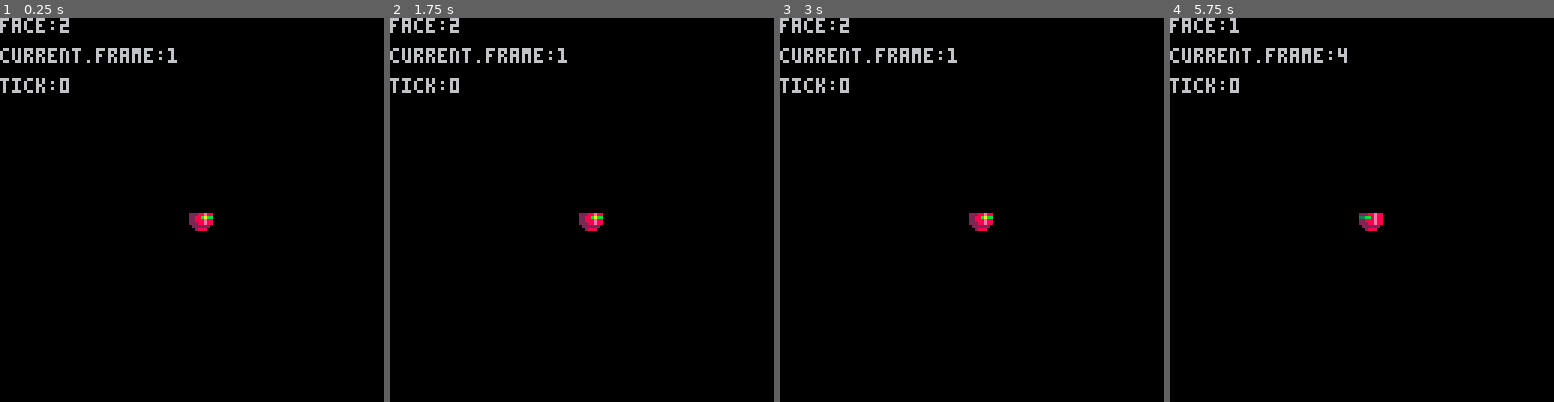
Above: before the commit, frames 1-4 (left to right).
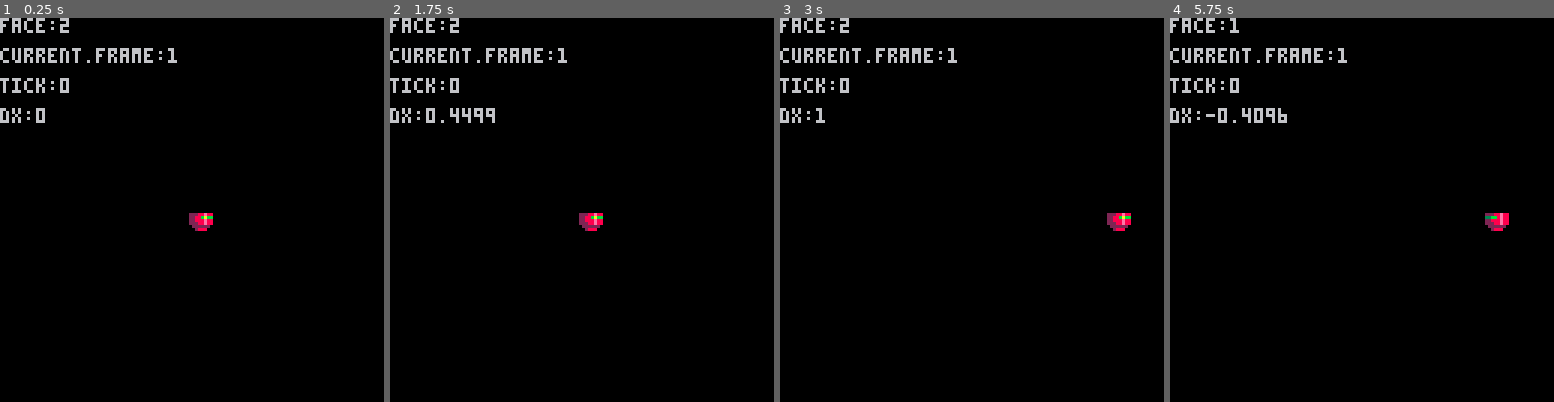
Above: after the commit, the same moments.

Repository: neilpopham/pico8
Game: PICO-8 cartridge tests/create_item.p8
Same seed, same stepped clock (60 frames per second), same inputs: the game is played once before the commit and once after it.
Inputs:
- Up to frame 1 (0.25 s): no input
- Up to frame 2 (1.75 s): hold Right from 1.6 s (still down)
- Up to frame 3 (3 s): release Right at 2.1 s; hold Right from 2.47 s (still down)
- Up to frame 4 (5.75 s): release Right at 3.03 s; hold Left 3.08-3.58 s; hold Right 4.02-4.68 s; hold Left 5.08-5.68 s

The runs differ from the first frame. In frame 1, 0.2% of the frame differs, in the area x 0-12%, y 23-28%; in frame 2, 0.4%; in frame 3, 0.7%; in frame 4, 1.1%, in the area x 0-89%, y 7-56%.

Commit message:
More tweaks

Diff:
--- a/tests/create_item.p8
+++ b/tests/create_item.p8
@@ -1,11 +1,15 @@
 pico-8 cartridge // http://www.pico-8.com
 version 16
 __lua__
---
+-- create_item
 -- by neil popham
 
 local dir={left=1,right=2}
 local drag={air=1,ground=0.8,gravity=0.15}
+
+function round(x)
+ return flr(x+0.5)
+end
 
 function create_item(x,y)
  local i={
@@ -19,8 +23,10 @@
  local i=create_item(x,y)
  i.dx=0
  i.dy=0
+ i.max={dx=1,dy=2}
  i.ax=a[1]
  i.ay=a[2]
+ i.is={grounded=true}
  i.anim={
   init=function(self,stage,face)
    -- record frame count for each stage face
@@ -30,13 +36,10 @@
     end
    end
    -- init current values
-   self.current:init(stage,face)
+   self.current:set(stage,face)
   end,
   stage={},
   current={
-   init=function(self,stage,face)
-    self.set(self,stage,face)
-   end,
    reset=function(self)
     self.frame=1
     self.tick=0
@@ -48,8 +51,8 @@
     self.face=face or self.face
    end
   },
-  add_stage=function(self,name,ticks,loop,left,right)
-   self.stage[name]=create_stage(ticks,loop,left,right)
+  add_stage=function(self,name,ticks,loop,left,right,next)
+   self.stage[name]=create_stage(ticks,loop,left,right,next)
   end
  }
  i.draw=function(self)
@@ -66,11 +69,11 @@
     current.tick=0
     current.frame=current.frame+1
     if current.frame>face.fcount then
-     if stage.loop then
-      current.frame=1
-     elseif stage.next then
+     if stage.next then
       current:set(stage.next)
       face=self.anim.stage[current.stage].face[current.face]
+     elseif stage.loop then
+      current.frame=1
      else
       current.frame=face.fcount
       current.loop=false
@@ -86,29 +89,34 @@
 function create_controllable_item(x,y,a)
  local i=create_moveable_item(x,y,a)
  i.update=function(self)
-  -- check buttons
-  -- update animation
+  local face=self.anim.current.face
 
+  -- horizontal movement
   if btn(0) then
-   local face=self.anim.current.face
    self.anim.current.face=dir.left
-   --if face~=dir.left then
-    --self.anim.current:reset()
-   --end
    if face==dir.right then
     self.anim.current:set("turn")
    end
-  end
-  if btn(1) then
-   local face=self.anim.current.face
+   p.dx=p.dx-p.ax
+  elseif btn(1) then
    self.anim.current.face=dir.right
-   --if face~=dir.right then
-    --self.anim.current:reset()
-   --end
    if face==dir.left then
     self.anim.current:set("turn")
    end
+   p.dx=p.dx+p.ax
+  else
+   if p.is.grounded then
+    self.anim.current:set("still")
+    p.dx=p.dx*drag.ground
+   else
+    p.dx=p.dx*drag.air
+   end
   end
+  p.dx=mid(-p.max.dx,p.dx,p.max.dx)
+  p.x=p.x+round(p.dx)
+
+  -- vertical movement
+
  end
  return i
 end
@@ -124,10 +132,10 @@
 end
 
 function _init()
- p=create_controllable_item(63,63,{1,1})
+ p=create_controllable_item(63,63,{0.05,-1.75})
  p.anim:add_stage("still",1,false,{16},{17})
- p.anim:add_stage("walk",20,true,{7,8},{10,11,12})
- p.anim:add_stage("turn",5,false,{21,19,22,16},{18,19,20,17},"still")
+ p.anim:add_stage("walk",10,false,{18},{21})
+ p.anim:add_stage("turn",5,false,{21,19,22,16},{18,19,20,17},"walk")
  p.anim:init("still",dir.right)
 end
 
@@ -143,6 +151,7 @@
  print("current.frame:"..p.anim.current.frame,0,10)
  print("face:"..p.anim.current.face,0,0)
  print("tick:"..p.anim.current.tick,0,20)
+ print("dx:"..p.dx,0,30)
 end
 
 __gfx__
